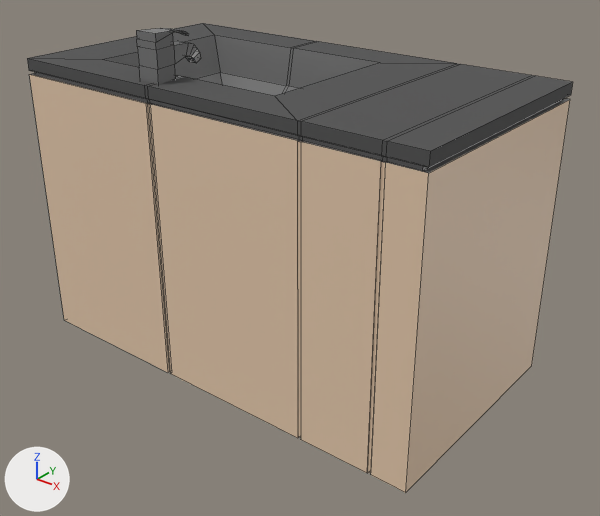
What one commit did to the FBX model Assets/Art/3DModels/Apartment/Kitchen_Sink.fbx.
Before and after are seen from a 50 mm lens placed at (1.29, -2.13, 1.72), pointed at (-0.38, -0.04, 0.42). The axes (+X, +Y, +Z) are drawn at lower left. The lights are the same throughout. The older version comes first. Mesh edges are drawn as thin lines. Where no turn or scale is listed for an object, it has been applied to the vertices.

The first picture shows 'Table', 'TapWater'.
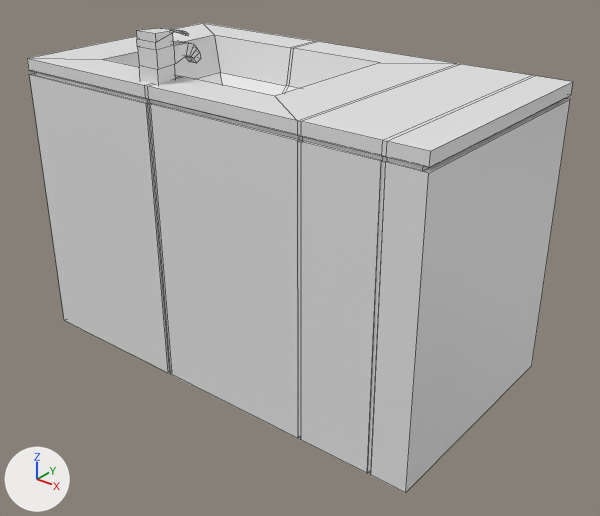
The newer file is also turned or shifted as a whole; pictures and numbers use the older file's frame.

The change, as a diff of the scene's bpy script:
```diff
--- a/Assets/Art/3DModels/Apartment/Kitchen_Sink.fbx.py
+++ b/Assets/Art/3DModels/Apartment/Kitchen_Sink.fbx.py
@@ mat_atlas @@
+mat_atlas = principled_material('Atlas')
+mat_atlas.base_color = (0.8, 0.8, 0.8)  # white #e7e7e7
@@ me_cube_009 @@
 me_cube_009.from_pydata(...)  # 56 vertices, 54 faces; spans x -4.378..-4.292, y 1.495..1.709, z 1.029..1.228
-me_cube_009.materials.append(mat_metal_001)  # grey #767676
+me_cube_009.materials.append(mat_atlas)  # white #e7e7e7
@@ me_cube_008 @@
 me_cube_008.from_pydata(...)  # 156 vertices, 154 faces; spans x -1.29..0.33, y -0.44..0.44, z -0.56..0.5
 # used by ob_table; location = (0.0, 0.0, 0.575)
+# me_cube_008 part 1: all 41 faces that had it switch from mat_madera_clara (beige #e7cbae) to mat_atlas (white #e7e7e7)
+# me_cube_008 part 2: all 28 faces that had it switch from mat_granito (dark grey #515151) to mat_atlas (white #e7e7e7)
+# me_cube_008 part 3: all 85 faces that had it switch from mat_metal_001 (grey #767676) to mat_atlas (white #e7e7e7)
```

What differs and where, as boxes (x1, y1, x2, y2) in the pictures (600 x 516 px):
'TapWater', recoloured (grey to white)
    both: (136, 28, 201, 85)
part 1 of me_cube_008, recoloured (beige to white)
    both: (29, 74, 570, 493)
part 2 of me_cube_008, recoloured (dark grey to white)
    both: (27, 23, 573, 168)
part 3 of me_cube_008, recoloured
    both: (31, 35, 570, 173)
